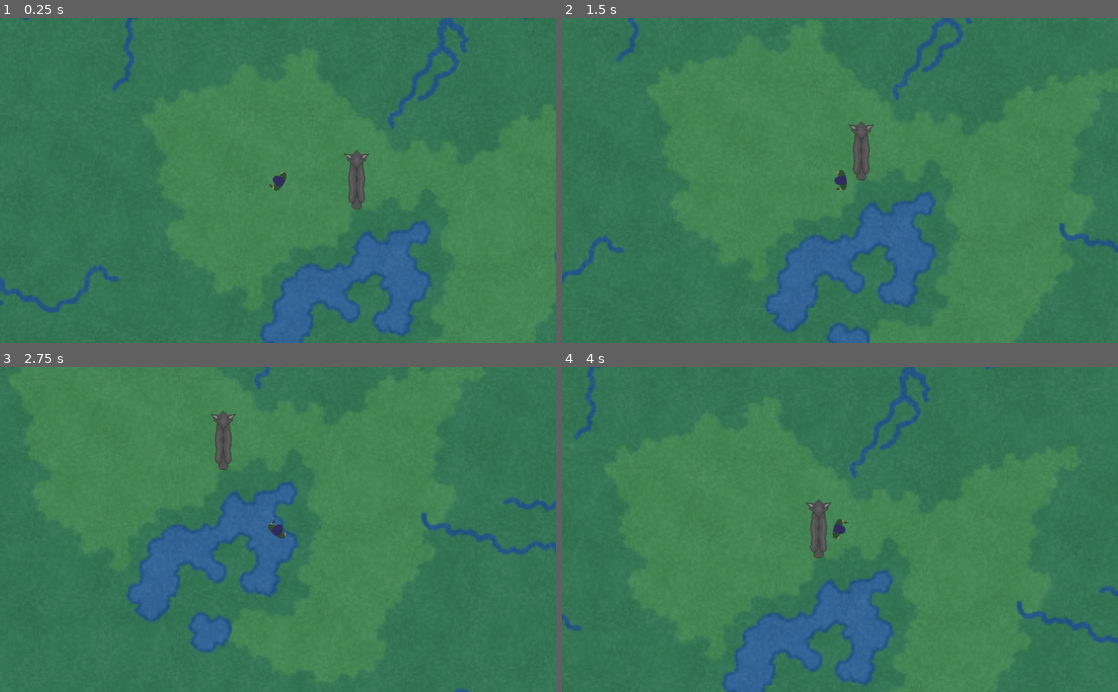
Above: before the commit, frames 1-4 (two rows, left to right).
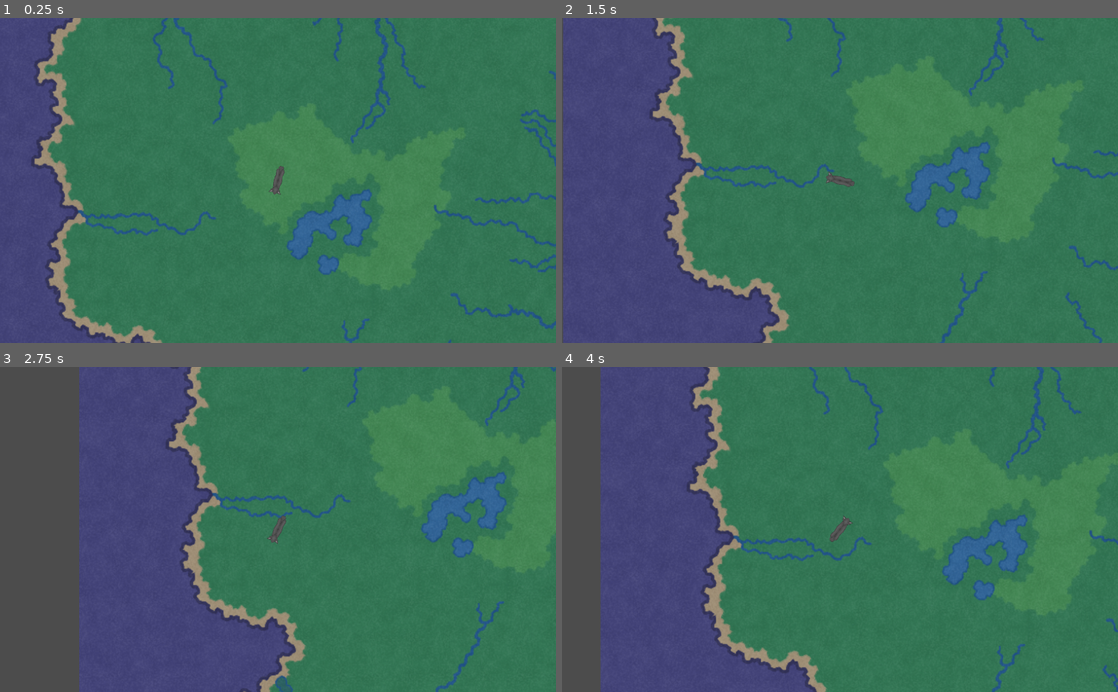
Above: after the commit, the same moments.

Repository: 32BitFlame/capstone-2019
Game: Godot game, scene res://TestRoom.tscn
Same seed, same stepped clock (60 frames per second), same inputs: the game is played once before the commit and once after it.
Inputs (mouse positions are in pixels of both pictures, inside the frame that each line leads up to):
- Up to frame 1 (0.25 s): no input
- Up to frame 2 (1.5 s): move the mouse to (962, 164) at 0.52 s; hold Right (ui_right) 0.53-1.28 s; click (962, 164) at 0.6 s; move the mouse to (728, 196) at 1.27 s; hold Down (ui_down) from 1.28 s (still down); tap Shift (sprint) at 1.35 s
- Up to frame 3 (2.75 s): move the mouse to (333, 458) at 2.02 s; release Down (ui_down) at 2.03 s; hold Right (ui_right) from 2.03 s (still down); click (333, 458) at 2.1 s
- Up to frame 4 (4 s): move the mouse to (812, 594) at 2.77 s; release Right (ui_right) at 2.78 s; hold Up (ui_up) 2.78-3.53 s; tap Shift (sprint) at 2.85 s; move the mouse to (1006, 578) at 3.52 s; hold Left (ui_left) from 3.53 s (still down); click (1006, 578) at 3.6 s

The runs differ from the first frame. In frame 1, 25% of the frame differs, in the area x 0-100%, y 0-100%; in frame 2, 36%; in frame 3, 48%; in frame 4, 41%.

Commit message:
Commit 2
+Wolf AI
+Added Invisible Walls

Diff:
--- /dev/null
+++ b/Map.tscn
@@ -0,0 +1,297 @@
+[gd_scene load_steps=38 format=2]
+
+[ext_resource path="res://Backgrounds/Map.png" type="Texture" id=1]
+
+[sub_resource type="SegmentShape2D" id=1]
+a = Vector2( -8.52435, -0.855011 )
+b = Vector2( 41.5398, 81.5772 )
+
+[sub_resource type="SegmentShape2D" id=2]
+a = Vector2( -9.48726, -21.2471 )
+b = Vector2( -34.295, 38.5246 )
+
+[sub_resource type="SegmentShape2D" id=3]
+a = Vector2( -45.1076, 1.14964 )
+b = Vector2( 40.8079, 16.9581 )
+
+[sub_resource type="SegmentShape2D" id=4]
+b = Vector2( 8.658, 40.2544 )
+
+[sub_resource type="SegmentShape2D" id=5]
+a = Vector2( -4.65021, -8.25334 )
+b = Vector2( -66.3546, 68.4692 )
+
+[sub_resource type="SegmentShape2D" id=6]
+a = Vector2( -23.485, -16.5838 )
+b = Vector2( 125.389, 48.5487 )
+
+[sub_resource type="SegmentShape2D" id=7]
+a = Vector2( 25.0848, -40.1899 )
+b = Vector2( -16.1658, 33.6269 )
+
+[sub_resource type="SegmentShape2D" id=8]
+a = Vector2( -11.3658, -42.4662 )
+b = Vector2( 22.233, 36.4912 )
+
+[sub_resource type="SegmentShape2D" id=9]
+a = Vector2( -16.8576, 7.51846 )
+b = Vector2( 27.6041, 5.4975 )
+
+[sub_resource type="SegmentShape2D" id=10]
+a = Vector2( -35.4193, -29.9286 )
+b = Vector2( 42.3886, 68.5943 )
+
+[sub_resource type="SegmentShape2D" id=11]
+a = Vector2( -66.3315, 13.1697 )
+b = Vector2( 49.4648, 14.9376 )
+
+[sub_resource type="SegmentShape2D" id=12]
+a = Vector2( 13.771, 18.9246 )
+b = Vector2( -7.53604, 43.6682 )
+
+[sub_resource type="SegmentShape2D" id=13]
+a = Vector2( -8.66983, -38.3169 )
+b = Vector2( 8.51326, 35.914 )
+
+[sub_resource type="SegmentShape2D" id=14]
+a = Vector2( 82.0569, 11.8577 )
+b = Vector2( -36.5063, 19.4183 )
+
+[sub_resource type="SegmentShape2D" id=15]
+a = Vector2( 14.6964, -22.4714 )
+b = Vector2( -4.16101, 10.8238 )
+
+[sub_resource type="SegmentShape2D" id=16]
+a = Vector2( -44.7772, -73.2226 )
+b = Vector2( -19.1429, 9.27853 )
+
+[sub_resource type="SegmentShape2D" id=17]
+a = Vector2( 37.5371, -147.143 )
+b = Vector2( -14.9101, 20.5107 )
+
+[sub_resource type="SegmentShape2D" id=18]
+a = Vector2( 77.123, -12.1235 )
+b = Vector2( 7.35968, 15.7131 )
+
+[sub_resource type="SegmentShape2D" id=19]
+a = Vector2( -25.2883, -49.9263 )
+b = Vector2( 10.4525, 31.5216 )
+
+[sub_resource type="SegmentShape2D" id=20]
+a = Vector2( 63.033, -80.1686 )
+b = Vector2( -27.3501, 34.2708 )
+
+[sub_resource type="SegmentShape2D" id=21]
+a = Vector2( -19.0933, 10.5531 )
+b = Vector2( 28.5052, 32.258 )
+
+[sub_resource type="SegmentShape2D" id=22]
+a = Vector2( 13.2649, -17.2903 )
+b = Vector2( 17.7493, 25.7157 )
+
+[sub_resource type="SegmentShape2D" id=23]
+a = Vector2( 57.0373, 31.1624 )
+b = Vector2( -2.22021, 15.0514 )
+
+[sub_resource type="SegmentShape2D" id=24]
+a = Vector2( 43.9815, -59.095 )
+b = Vector2( 39.0735, 27.958 )
+
+[sub_resource type="SegmentShape2D" id=25]
+a = Vector2( -44.3128, -96.9009 )
+b = Vector2( 26.7855, 7.50714 )
+
+[sub_resource type="SegmentShape2D" id=26]
+a = Vector2( 20.3227, 14.42 )
+b = Vector2( -151.636, 17.2057 )
+
+[sub_resource type="SegmentShape2D" id=27]
+a = Vector2( 53.9936, -70.7805 )
+b = Vector2( -48.0739, 48.4702 )
+
+[sub_resource type="SegmentShape2D" id=28]
+a = Vector2( 34.584, -25.894 )
+b = Vector2( -78.1102, -66.7395 )
+
+[sub_resource type="SegmentShape2D" id=29]
+a = Vector2( 33.2702, -41.0431 )
+b = Vector2( -25.5684, 14.4616 )
+
+[sub_resource type="SegmentShape2D" id=30]
+a = Vector2( 8.96394, -30.6013 )
+b = Vector2( 8.96387, 13.0438 )
+
+[sub_resource type="SegmentShape2D" id=31]
+a = Vector2( 81.3305, -11.7536 )
+b = Vector2( -83.2402, 67.8532 )
+
+[sub_resource type="SegmentShape2D" id=32]
+a = Vector2( -67.6496, -43.4432 )
+b = Vector2( 8.33833, 9.28311 )
+
+[sub_resource type="SegmentShape2D" id=33]
+a = Vector2( 25.4075, -32.128 )
+b = Vector2( -42.7337, 35.6123 )
+
+[sub_resource type="SegmentShape2D" id=34]
+a = Vector2( -22.2913, -20.5039 )
+b = Vector2( 33.1233, 32.3929 )
+
+[sub_resource type="SegmentShape2D" id=35]
+a = Vector2( 14.5796, -47.8786 )
+b = Vector2( -24.8035, 41.3038 )
+
+[sub_resource type="SegmentShape2D" id=36]
+a = Vector2( -5.2442, -40.2143 )
+b = Vector2( -18.7296, 45.4934 )
+
+[node name="KinematicBody2D3" type="KinematicBody2D"]
+scale = Vector2( 3.17733, 3.17733 )
+
+[node name="Sprite" type="Sprite" parent="."]
+position = Vector2( 105.206, 11.5069 )
+texture = ExtResource( 1 )
+
+[node name="CollisionShape2D" type="CollisionShape2D" parent="."]
+position = Vector2( -284.748, -21.6684 )
+shape = SubResource( 1 )
+
+[node name="CollisionShape2D2" type="CollisionShape2D" parent="."]
+position = Vector2( -234.183, 79.2089 )
+shape = SubResource( 2 )
+
+[node name="CollisionShape2D3" type="CollisionShape2D" parent="."]
+position = Vector2( -200.699, 181.797 )
+shape = SubResource( 3 )
+
+[node name="CollisionShape2D4" type="CollisionShape2D" parent="."]
+position = Vector2( -160.49, 197.262 )
+shape = SubResource( 4 )
+
+[node name="CollisionShape2D5" type="CollisionShape2D" parent="."]
+position = Vector2( -147.506, 244.907 )
+shape = SubResource( 5 )
+
+[node name="CollisionShape2D6" type="CollisionShape2D" parent="."]
+position = Vector2( -192.731, 326.249 )
+shape = SubResource( 6 )
+
+[node name="CollisionShape2D7" type="CollisionShape2D" parent="."]
+position = Vector2( -55.5177, 345.512 )
+shape = SubResource( 7 )
+
+[node name="CollisionShape2D8" type="CollisionShape2D" parent="."]
+position = Vector2( -258.93, 150.117 )
+shape = SubResource( 8 )
+
+[node name="CollisionShape2D9" type="CollisionShape2D" parent="."]
+position = Vector2( -14.2671, 299.299 )
+shape = SubResource( 9 )
+
+[node name="CollisionShape2D10" type="CollisionShape2D" parent="."]
+position = Vector2( 47.7458, 335.736 )
+shape = SubResource( 10 )
+
+[node name="CollisionShape2D11" type="CollisionShape2D" parent="."]
+position = Vector2( 156.212, 390.583 )
+shape = SubResource( 11 )
+
+[node name="CollisionShape2D12" type="CollisionShape2D" parent="."]
+position = Vector2( 212.968, 366.15 )
+shape = SubResource( 12 )
+
+[node name="CollisionShape2D13" type="CollisionShape2D" parent="."]
+position = Vector2( 219.944, 355.003 )
+shape = SubResource( 13 )
+
+[node name="CollisionShape2D14" type="CollisionShape2D" parent="."]
+position = Vector2( 247.78, 298.642 )
+shape = SubResource( 14 )
+
+[node name="CollisionShape2D15" type="CollisionShape2D" parent="."]
+position = Vector2( 329.052, 306.615 )
+shape = SubResource( 15 )
+
+[node name="CollisionShape2D16" type="CollisionShape2D" parent="."]
+position = Vector2( 362.892, 275.454 )
+shape = SubResource( 16 )
+
+[node name="CollisionShape2D17" type="CollisionShape2D" parent="."]
+position = Vector2( 333.44, 182.98 )
+shape = SubResource( 17 )
+
+[node name="CollisionShape2D18" type="CollisionShape2D" parent="."]
+position = Vector2( 362.907, 20.9634 )
+shape = SubResource( 18 )
+
+[node name="CollisionShape2D19" type="CollisionShape2D" parent="."]
+position = Vector2( 429.234, -19.2451 )
+shape = SubResource( 19 )
+
+[node name="CollisionShape2D20" type="CollisionShape2D" parent="."]
+position = Vector2( 431.983, -102.068 )
+shape = SubResource( 20 )
+
+[node name="CollisionShape2D21" type="CollisionShape2D" parent="."]
+position = Vector2( 471.036, -207.911 )
+shape = SubResource( 21 )
+
+[node name="CollisionShape2D22" type="CollisionShape2D" parent="."]
+position = Vector2( 435.622, -222 )
+shape = SubResource( 22 )
+
+[node name="CollisionShape2D23" type="CollisionShape2D" parent="."]
+position = Vector2( 452.152, -252.738 )
+shape = SubResource( 23 )
+
+[node name="CollisionShape2D25" type="CollisionShape2D" parent="."]
+position = Vector2( 468.603, -250.299 )
+shape = SubResource( 24 )
+
+[node name="CollisionShape2D26" type="CollisionShape2D" parent="."]
+position = Vector2( 486.028, -315.315 )
+shape = SubResource( 25 )
+
+[node name="CollisionShape2D27" type="CollisionShape2D" parent="."]
+position = Vector2( 423.222, -426.28 )
+shape = SubResource( 26 )
+
+[node name="CollisionShape2D28" type="CollisionShape2D" parent="."]
+position = Vector2( 221.542, -343.201 )
+shape = SubResource( 27 )
+
+[node name="CollisionShape2D29" type="CollisionShape2D" parent="."]
+position = Vector2( 140.253, -269.187 )
+shape = SubResource( 28 )
+
+[node name="CollisionShape2D30" type="CollisionShape2D" parent="."]
+position = Vector2( 33.4638, -299.698 )
+shape = SubResource( 29 )
+
+[node name="CollisionShape2D33" type="CollisionShape2D" parent="."]
+position = Vector2( -164.339, -220.727 )
+shape = SubResource( 30 )
+
+[node name="CollisionShape2D24" type="CollisionShape2D" parent="."]
+position = Vector2( -71.9881, -274.929 )
+shape = SubResource( 31 )
+
+[node name="CollisionShape2D32" type="CollisionShape2D" parent="."]
+position = Vector2( -160.972, -257.293 )
+shape = SubResource( 32 )
+
+[node name="CollisionShape2D31" type="CollisionShape2D" parent="."]
+position = Vector2( -248.754, -272.925 )
+shape = SubResource( 33 )
+
+[node name="CollisionShape2D35" type="CollisionShape2D" parent="."]
+position = Vector2( -272.804, -224.826 )
+shape = SubResource( 34 )
+
+[node name="CollisionShape2D34" type="CollisionShape2D" parent="."]
+position = Vector2( -255.526, -146.242 )
+shape = SubResource( 35 )
+
+[node name="CollisionShape2D36" type="CollisionShape2D" parent="."]
+position = Vector2( -274.424, -65.5085 )
+shape = SubResource( 36 )
--- a/TestRoom.tscn
+++ b/TestRoom.tscn
@@ -1,38 +1,36 @@
 [gd_scene load_steps=7 format=2]
 
-[ext_resource path="res://Backgrounds/Map.png" type="Texture" id=1]
+[ext_resource path="res://Map.tscn" type="PackedScene" id=1]
 [ext_resource path="res://objects/NetController.tscn" type="PackedScene" id=2]
-[ext_resource path="res://objects/player.tscn" type="PackedScene" id=3]
-[ext_resource path="res://objects/player.gd" type="Script" id=4]
-[ext_resource path="res://Test_Enemy.tscn" type="PackedScene" id=5]
-[ext_resource path="res://Test_Enemy.gd" type="Script" id=6]
+[ext_resource path="res://Test_Enemy.tscn" type="PackedScene" id=3]
+[ext_resource path="res://Test_Enemy.gd" type="Script" id=4]
+[ext_resource path="res://objects/player.tscn" type="PackedScene" id=5]
+[ext_resource path="res://objects/player.gd" type="Script" id=6]
 
 [node name="TestRoom" type="Node2D"]
 
-[node name="Map" type="Sprite" parent="."]
-show_behind_parent = true
-position = Vector2( 335.431, 18.1364 )
-scale = Vector2( 3.17733, 3.17733 )
-texture = ExtResource( 1 )
+[node name="KinematicBody2D3" parent="." instance=ExtResource( 1 )]
 
 [node name="HTTPRequest" parent="." instance=ExtResource( 2 )]
 max_redirects = -1
 net_iter_max = 2000
 
-[node name="KinematicBody2D" parent="." instance=ExtResource( 3 )]
+[node name="KinematicBody2D2" parent="." instance=ExtResource( 3 )]
 script = ExtResource( 4 )
+Walk_Speed = 300
+
+[node name="Camera2D" type="Camera2D" parent="KinematicBody2D2"]
+current = true
+zoom = Vector2( 2, 2 )
+drag_margin_h_enabled = false
+drag_margin_v_enabled = false
+
+[node name="KinematicBody2D" parent="." instance=ExtResource( 5 )]
+visible = false
+script = ExtResource( 6 )
 walk_speed = 200.0
 sprint_speed = 400.0
 tired_speed = 100.0
 sprint_timer = 125
 sprint_timer_diff = 5
-
-[node name="Camera2D" type="Camera2D" parent="KinematicBody2D"]
-current = true
-drag_margin_h_enabled = false
-drag_margin_v_enabled = false
-
-[node name="KinematicBody2D2" parent="." instance=ExtResource( 5 )]
-position = Vector2( 144.913, -1.44883 )
-script = ExtResource( 6 )
 [connection signal="request_completed" from="HTTPRequest" to="HTTPRequest" method="_on_HTTPRequest_request_completed"]
--- a/Test_Enemy.gd
+++ b/Test_Enemy.gd
@@ -1,11 +1,23 @@
 extends KinematicBody2D
 
 #establishes variables
-export (int) var Walk_Speed = 300
+export (int) var Walk_Speed = 200
 
+var Volacity = Vector2()
+var V_Normalized = Vector2()
 var Direction_Change_CD = 0
 
 #Wolf AI
-#func _Wolf_Ai(delta):
+func _physics_process(delta):
 	#Determines how wolf will act in current situation.
-	#if Direction_Change_CD = 0:
+	if Direction_Change_CD == 0:
+		rotation = rand_range(0, 360)
+		Direction_Change_CD = int(rand_range(20, 120))
+
+	Volacity = Vector2()
+
+	Volacity = Vector2(Walk_Speed, 0).rotated(rotation)
+
+	Direction_Change_CD -= 1
+
+	move_and_slide(Volacity)
--- a/Test_Enemy.tscn
+++ b/Test_Enemy.tscn
@@ -9,8 +9,10 @@
 [node name="KinematicBody2D2" type="KinematicBody2D"]
 
 [node name="Sprite" type="Sprite" parent="."]
+rotation = 1.5708
 texture = ExtResource( 1 )
 
 [node name="CollisionShape2D" type="CollisionShape2D" parent="."]
-position = Vector2( 0, 0.671227 )
+position = Vector2( -1.05983, 0 )
+rotation = 1.5708
 shape = SubResource( 1 )
